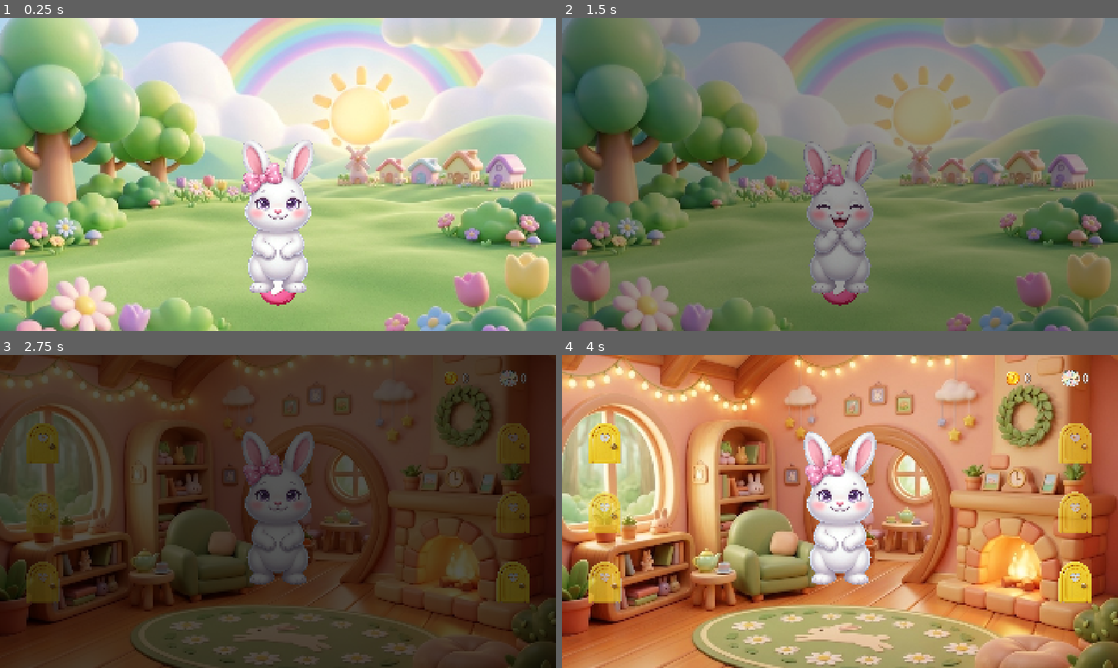
Above: before the commit, frames 1-4 (two rows, left to right).
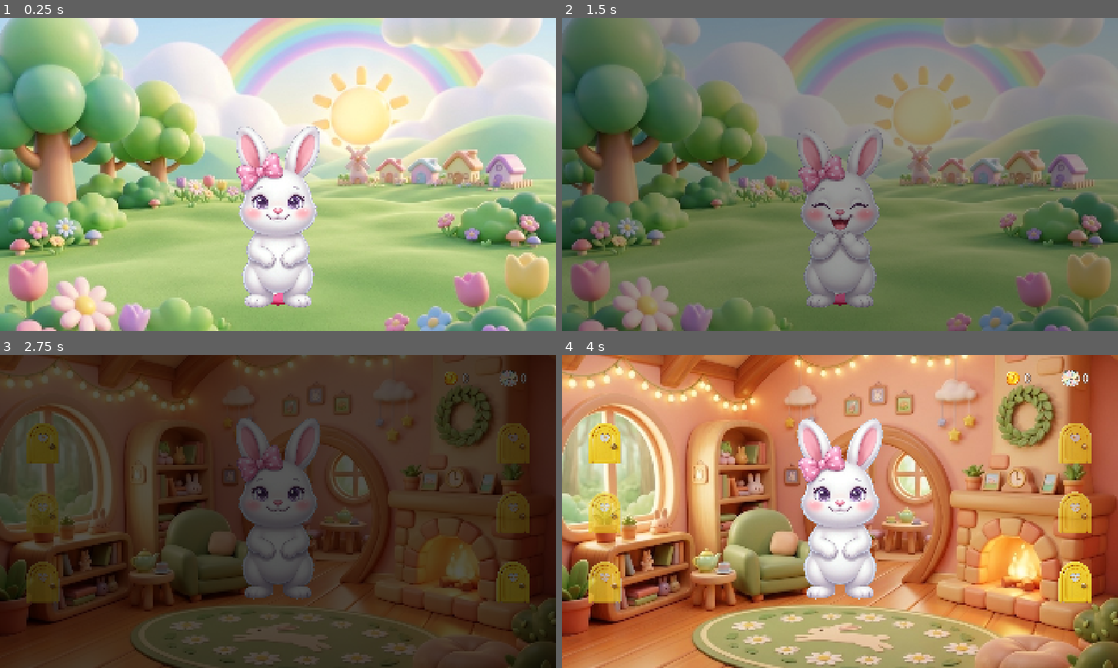
Above: after the commit, the same moments.

Repository: danielvm-git/big-quiqui-v2
Game: Godot game, scene res://scenes/titulo.tscn
Same seed, same stepped clock (60 frames per second), same inputs: the game is played once before the commit and once after it. Sound files missing from this copy of the repository are replaced by a short silence.
Inputs (mouse positions are in pixels of both pictures, inside the frame that each line leads up to):
- Up to frame 1 (0.25 s): no input
- Up to frame 2 (1.5 s): tap Enter at 0.5 s; drag from (840, 218) to (895, 105) at 0.52 s; drag from (840, 287) to (812, 237) at 1.27 s
- Up to frame 3 (2.75 s): move the mouse to (278, 508) at 2.02 s; tap Ctrl at 2.1 s; click (278, 508) at 2.17 s
- Up to frame 4 (4 s): drag from (606, 442) to (673, 464) at 2.77 s; drag from (1073, 442) to (867, 511) at 3.52 s

The runs differ from the first frame. In frame 1, 4.0% of the frame differs, in the area x 42-58%, y 34-93%; in frame 2, 2.7%; in frame 3, 2.2%; in frame 4, 4.2%, in the area x 42-58%, y 20-79%.

Commit message:
fix(e02): measure the opaque character and fail the gate closed
Round-2 review rejected the previous fix twice over: the painted rect was
still the 1024x1024 texture frame (the art carries an 8% transparent
margin, so the child saw 0.49), the oracle fell back to the box when a
rig could not measure itself, and two records still overclaimed.

Hero scale is now the opaque character
- QuiQuiRig.opaque_rect() caches Image.get_used_rect() per texture; the
  layout scales on the opaque height, puts the opaque bottom on the pivot
  and the opaque centre on the box centre
- get_visual_global_rect() returns the union of the visible sprites'
  opaque rects, so the oracle and the docs measure what a child sees
- each base pose fits on its own opaque rect, so carente (wider, shorter)
  keeps the same seen height instead of pulsing between poses
- measured: casa 0.578/0.575/0.575, titulo 0.575 x3, feet 0.780/0.926

The gate fails closed
- a non-Control in the rig group, or a rig with no painted geometry, is a
  finding instead of a silent fall back to the box (the hole that let
  BUG-013 ship green)
- required_groups moved into CARE_ROOM_SPEC and TITLE_SPEC, so a scene
  cannot opt out of its own checks by forgetting add_to_group
- test-local spec duplicate deleted

Records
- DESIGN section 3: the ratio is the contract, ~620 px is the 16:9
  figure, ~830 px on 4:3 - the old ~600-700 px was false on iPad
- BUG-013 claimed WishBubble.ART_PATH_PATTERN was \A...\z; it was not.
  It is now, with a newline test
- the old FIX column is labelled Box height ratio (art-before, box-after)

Gate: PREFLIGHT GREEN - 19 scripts, 158 tests, 620 asserts.

Stories: e02s03, e02s04.

Diff:
--- a/game/scripts/components/quiqui_rig.gd
+++ b/game/scripts/components/quiqui_rig.gd
@@ -67,6 +67,10 @@
 var _next_blink_at: float = 0.0
 var _blink_until: float = -1.0
 var _art_aspect: float = DEFAULT_ART_ASPECT
+## texture instance id -> opaque rect in frame pixels. The shipped art carries an
+## 8 % transparent margin; DESIGN §3 measures the character the child sees, so the
+## layout and the oracle both work on the opaque rect (round-2 review, BUG-013).
+var _opaque: Dictionary = {}
 
 
 func _ready() -> void:
@@ -103,7 +107,7 @@
 func _fit_box_to_art() -> void:
 	if not is_equal_approx(anchor_left, anchor_right) or not is_equal_approx(anchor_left, 0.5):
 		return
-	var wanted: float = size.y * _art_aspect
+	var wanted: float = size.y * _visible_aspect()
 	if wanted <= 1.0 or absf(size.x - wanted) < BOX_FIT_EPSILON:
 		return
 	offset_left = -wanted * 0.5
@@ -227,21 +231,56 @@
 	return true
 
 
-## The union of every visible sprite, in rig-local coordinates. The mouth zone and
-## the scrub hull must live inside this rect (TEST_PLAN §1.4).
+## The union of every visible sprite's **opaque** pixels, in global coordinates:
+## the character the child sees, not the 1024x1024 frame around it. The mouth zone
+## and the scrub hull must live inside this rect (TEST_PLAN §1.4).
 func get_visual_global_rect() -> Rect2:
 	var rect: Rect2 = Rect2()
 	var started: bool = false
 	for sprite: Sprite2D in [body, outfit, expression, headwear, neck, glasses]:
 		if sprite == null or not sprite.visible or sprite.texture == null:
 			continue
-		var sprite_rect: Rect2 = Rect2(
-			sprite.global_position - sprite.texture.get_size() * 0.5 * sprite.global_scale,
-			sprite.texture.get_size() * sprite.global_scale,
-		)
+		var sprite_rect: Rect2 = _opaque_global_rect(sprite)
 		rect = sprite_rect if not started else rect.merge(sprite_rect)
 		started = true
 	return rect
+
+
+func _opaque_global_rect(sprite: Sprite2D) -> Rect2:
+	var frame: Rect2 = Rect2(
+		sprite.global_position - sprite.texture.get_size() * 0.5 * sprite.global_scale,
+		sprite.texture.get_size() * sprite.global_scale,
+	)
+	var used: Rect2 = opaque_rect(sprite.texture)
+	return Rect2(frame.position + used.position * sprite.global_scale, used.size * sprite.global_scale)
+
+
+## The opaque box of a texture in frame pixels, cached. Falls back to the whole
+## frame when the image cannot be read.
+func opaque_rect(texture: Texture2D) -> Rect2:
+	if texture == null:
+		return Rect2()
+	var key: int = texture.get_instance_id()
+	if _opaque.has(key):
+		return _opaque[key] as Rect2
+	var used: Rect2 = Rect2(Vector2.ZERO, texture.get_size())
+	var image: Image = texture.get_image()
+	if image != null and not image.is_empty():
+		var opaque: Rect2i = image.get_used_rect()
+		if opaque.size.x > 0 and opaque.size.y > 0:
+			used = Rect2(Vector2(opaque.position), Vector2(opaque.size))
+	_opaque[key] = used
+	return used
+
+
+## Width over height of the opaque character: the design unit, not the frame.
+func _visible_aspect() -> float:
+	if expression == null or expression.texture == null:
+		return DEFAULT_ART_ASPECT
+	var used: Rect2 = opaque_rect(expression.texture)
+	if used.size.x <= 0.0 or used.size.y <= 0.0:
+		return DEFAULT_ART_ASPECT
+	return used.size.x / used.size.y
 
 
 func reset() -> void:
@@ -304,27 +343,35 @@
 	expression_changed.emit(id)
 
 
-## Feet-anchored layout: the art is drawn upward from the pivot, and the visual
-## stack is fitted to the control box. `_fit_box_to_art` keeps the box art-shaped,
-## so the fit is height-driven and the painted height equals the box height.
+## Feet-anchored layout on the **opaque** character: the seen height is the box
+## height, the seen feet sit on the pivot, and the seen centre is the box centre.
+## The frame's transparent margin is allowed to overflow the box — nothing clips a
+## `Node2D` child, and `get_visual_global_rect` reports what a child sees.
 func _update_layout() -> void:
 	if expression == null or expression.texture == null:
 		return
 	var art: Vector2 = expression.texture.get_size()
-	if art.x > 0.0 and art.y > 0.0:
-		_art_aspect = art.x / art.y
-	var box: Vector2 = size if size.x > 1.0 else art
-	var factor: float = minf(box.x / art.x, box.y / art.y) if art.x > 0.0 and art.y > 0.0 else 1.0
+	var used: Rect2 = opaque_rect(expression.texture)
+	var seen: Vector2 = used.size if used.size.x > 0.0 and used.size.y > 0.0 else art
+	_art_aspect = seen.x / seen.y
+	var box: Vector2 = size if size.y > 1.0 else seen
+	var factor: float = box.y / seen.y if seen.y > 0.0 else 1.0
+	# The frame is centred on the sprite position; shift it so the opaque rect's
+	# bottom edge lands on the pivot and its centre on the box centre.
+	var shift: Vector2 = Vector2(
+		art.x * factor * 0.5 - (used.position.x + used.size.x * 0.5) * factor,
+		art.y * factor - (used.position.y + used.size.y) * factor,
+	)
 	for sprite: Sprite2D in [body, outfit, expression, headwear, neck, glasses]:
 		if sprite == null:
 			continue
 		sprite.scale = Vector2.ONE * factor
-		sprite.position = Vector2(0.0, -art.y * factor * 0.5)
+		sprite.position = Vector2(0.0, -art.y * factor * 0.5) + shift
 	if mouth_zone != null:
-		mouth_zone.size = art * factor * 0.18
+		mouth_zone.size = seen * factor * 0.18
 		mouth_zone.position = Vector2(
 			size.x * 0.5 - mouth_zone.size.x * 0.5,
-			size.y - art.y * factor * 0.62,
+			size.y - seen.y * factor * 0.62,
 		)
 
 
--- a/game/scripts/components/wish_bubble.gd
+++ b/game/scripts/components/wish_bubble.gd
@@ -17,7 +17,7 @@
 const ART_ROOT: String = "res://assets/art/"
 ## Only a literal art path may be loaded: no `.`, `..` or scheme tricks. Prefix
 ## and suffix checks alone accepted `res://assets/art/../../x.png`.
-const ART_PATH_PATTERN: String = "^res://assets/art/([a-z0-9_]+/)*[a-z0-9_]+\\.png$"
+const ART_PATH_PATTERN: String = "\\Ares://assets/art/([a-z0-9_]+/)*[a-z0-9_]+\\.png\\z"
 
 const PULSE_AMPLITUDE: float = 0.04
 const PULSE_SPEED: float = 3.0
--- a/game/tests/helpers/geometry_oracle.gd
+++ b/game/tests/helpers/geometry_oracle.gd
@@ -43,12 +43,14 @@
 	"rig_height_max": 0.65,
 	"bottom_gap_max": 60.0,
 	"top_right_gap_max": 60.0,
+	"required_groups": [RIG_GROUP, BOTTOM_GROUP, TOP_RIGHT_GROUP],
 }
 ## The title screen stands her lower, above the Play button, on the 92.6 % line.
 const TITLE_SPEC: Dictionary = {
 	"rig_feet_ratio": 0.926,
 	"rig_height_min": 0.55,
 	"rig_height_max": 0.65,
+	"required_groups": [RIG_GROUP],
 }
 
 var findings: Array[String] = []
@@ -167,14 +169,19 @@
 	for node: Node in rigs:
 		var control: Control = node as Control
 		if control == null:
+			findings.append("rig node %s is not a Control: the layout contract cannot be measured" % node.name)
 			continue
 		var box: Rect2 = control.get_global_rect()
 		var painted: Rect2 = _painted_rect(control)
-		var measured: Rect2 = painted if painted.has_area() else box
+		# Fail closed: "cannot measure" is a finding, never a silent fall back to
+		# the box — that fallback is how BUG-013 shipped green.
+		if not painted.has_area():
+			findings.append("rig %s exposes no painted geometry: the height and feet checks cannot run" % control.name)
+			continue
+		var measured: Rect2 = painted
 		_audit_rig_feet(control, measured, canvas, expected_feet)
 		_audit_rig_height(control, measured, canvas, min_ratio, max_ratio)
-		if painted.has_area():
-			_audit_rig_box_is_the_character(control, box, painted, canvas)
+		_audit_rig_box_is_the_character(control, box, painted, canvas)
 		if absf(measured.get_center().x - canvas.get_center().x) > canvas.size.x * RATIO_TOLERANCE:
 			findings.append(
 				(
--- a/game/tests/integration/test_casa_scene.gd
+++ b/game/tests/integration/test_casa_scene.gd
@@ -191,19 +191,13 @@
 
 # BUG-013: the layout gate must measure the character the child sees, and the
 # scene must actually declare the groups the spec asserts.
-func _care_spec() -> Dictionary:
-	var spec: Dictionary = GeometryOracle.CARE_ROOM_SPEC.duplicate()
-	spec["required_groups"] = [GeometryOracle.RIG_GROUP, GeometryOracle.BOTTOM_GROUP, GeometryOracle.TOP_RIGHT_GROUP]
-	return spec
-
-
 func test_the_hub_declares_every_group_its_spec_asserts() -> void:
 	for size: Vector2i in GeometryOracle.ASPECTS:
 		var stage: Control = _mount(size)
 		await wait_frames(3)
 
 		var oracle: GeometryOracle = GeometryOracle.new()
-		var findings: Array[String] = oracle.audit(stage, size, _care_spec())
+		var findings: Array[String] = oracle.audit(stage, size, GeometryOracle.CARE_ROOM_SPEC)
 		assert_true(findings.is_empty(), "%dx%d: %s" % [size.x, size.y, oracle.summary()])
 
 		stage.get_parent().queue_free()
--- a/game/tests/integration/test_geometry_oracle.gd
+++ b/game/tests/integration/test_geometry_oracle.gd
@@ -99,9 +99,11 @@
 
 func test_a_rig_off_the_feet_line_is_caught() -> void:
 	var stage: Control = _build_stage(GeometryOracle.DESKTOP_16_9, Vector2(148.0, 148.0))[1] as Control
-	var rig: Control = _add_group_control(stage, "Rig", GeometryOracle.RIG_GROUP)
+	_add_edges(stage, GeometryOracle.DESKTOP_16_9)
+	var rig: PaintedBox = _add_painted_control(stage, "Rig", GeometryOracle.RIG_GROUP)
 	rig.position = Vector2(640.0, 222.0)
 	rig.size = Vector2(640.0, 400.0)
+	rig.painted = rig.get_global_rect()
 	await wait_frames(2)
 
 	var oracle: GeometryOracle = GeometryOracle.new()
@@ -127,7 +129,8 @@
 
 func test_a_correctly_anchored_rig_passes_the_care_room_spec() -> void:
 	var stage: Control = _build_stage(GeometryOracle.IPAD_4_3, Vector2(148.0, 148.0))[1] as Control
-	var rig: Control = _add_group_control(stage, "Rig", GeometryOracle.RIG_GROUP)
+	_add_edges(stage, GeometryOracle.IPAD_4_3)
+	var rig: PaintedBox = _add_painted_control(stage, "Rig", GeometryOracle.RIG_GROUP)
 	# 620 / 1080 of the height, feet on 78 %, centred: the ADR-008 contract.
 	rig.anchor_left = 0.5
 	rig.anchor_right = 0.5
@@ -136,11 +139,32 @@
 	rig.offset_left = -320.0
 	rig.offset_right = 320.0
 	await wait_frames(2)
+	rig.painted = rig.get_global_rect()
 
 	var oracle: GeometryOracle = GeometryOracle.new()
 	var findings: Array[String] = oracle.audit(stage, GeometryOracle.IPAD_4_3, GeometryOracle.CARE_ROOM_SPEC)
 
 	assert_true(findings.is_empty(), oracle.summary())
+
+
+## The care-room spec requires the two edge strips; every happy-path stage needs
+## them, placed inside the canvas it was built for.
+func _add_edges(stage: Control, size: Vector2i) -> void:
+	var canvas: Vector2 = Vector2(size)
+	var bottom: Control = _add_group_control(stage, "Dots", GeometryOracle.BOTTOM_GROUP)
+	bottom.size = Vector2(456.0, 72.0)
+	bottom.position = Vector2((canvas.x - 456.0) * 0.5, canvas.y - 36.0 - 72.0)
+	var hud: Control = _add_group_control(stage, "Hud", GeometryOracle.TOP_RIGHT_GROUP)
+	hud.size = Vector2(244.0, 72.0)
+	hud.position = Vector2(canvas.x - 36.0 - 244.0, 36.0)
+
+
+func _add_painted_control(stage: Control, node_name: String, group: String) -> PaintedBox:
+	var rig: PaintedBox = PaintedBox.new()
+	rig.name = node_name
+	rig.add_to_group(group, false)
+	stage.add_child(rig)
+	return rig
 
 
 func _add_group_control(stage: Control, node_name: String, group: String) -> Control:
@@ -198,6 +222,7 @@
 
 func test_a_character_that_fills_its_box_passes() -> void:
 	var stage: Control = _build_stage(GeometryOracle.IPAD_4_3, Vector2(148.0, 148.0))[1] as Control
+	_add_edges(stage, GeometryOracle.IPAD_4_3)
 	_add_painted_rig(
 		stage,
 		Rect2(694.0, 316.0, 660.0, 882.0),
@@ -214,14 +239,30 @@
 func test_a_scene_that_forgets_a_declared_group_is_caught() -> void:
 	var stage: Control = _build_stage(GeometryOracle.IPAD_4_3, Vector2(148.0, 148.0))[1] as Control
 	await wait_frames(2)
-	var spec: Dictionary = GeometryOracle.CARE_ROOM_SPEC.duplicate()
-	spec["required_groups"] = [GeometryOracle.RIG_GROUP, GeometryOracle.BOTTOM_GROUP]
-
-	var oracle: GeometryOracle = GeometryOracle.new()
-	var findings: Array[String] = oracle.audit(stage, GeometryOracle.IPAD_4_3, spec)
-
-	assert_eq(findings.size(), 2, "an empty declared group is a finding, not a silent pass: %s" % oracle.summary())
+
+	var oracle: GeometryOracle = GeometryOracle.new()
+	# CARE_ROOM_SPEC itself declares the three groups the care rooms must have.
+	var findings: Array[String] = oracle.audit(stage, GeometryOracle.IPAD_4_3, GeometryOracle.CARE_ROOM_SPEC)
+
+	assert_eq(findings.size(), 3, "an empty declared group is a finding, not a silent pass: %s" % oracle.summary())
 	assert_true(oracle.summary().contains("no such node"), oracle.summary())
+
+
+func test_a_rig_that_cannot_report_painted_geometry_is_caught() -> void:
+	var stage: Control = _build_stage(GeometryOracle.IPAD_4_3, Vector2(148.0, 148.0))[1] as Control
+	_add_edges(stage, GeometryOracle.IPAD_4_3)
+	# The pre-fix geometry with a node that cannot measure itself: this is exactly
+	# the shape that shipped green (a tall box around a small character).
+	var rig: Control = _add_group_control(stage, "Rig", GeometryOracle.RIG_GROUP)
+	rig.position = Vector2(704.0, 316.0)
+	rig.size = Vector2(640.0, 882.0)
+	await wait_frames(2)
+
+	var oracle: GeometryOracle = GeometryOracle.new()
+	var findings: Array[String] = oracle.audit(stage, GeometryOracle.IPAD_4_3, GeometryOracle.CARE_ROOM_SPEC)
+
+	assert_false(findings.is_empty(), "a rig that cannot be measured must fail closed, not fall back to the box")
+	assert_true(oracle.summary().contains("no painted geometry"), oracle.summary())
 
 
 func test_an_oversized_scene_root_is_caught() -> void:
--- a/game/tests/unit/test_quiqui_rig.gd
+++ b/game/tests/unit/test_quiqui_rig.gd
@@ -177,3 +177,30 @@
 	assert_almost_eq(painted.size.y, mounted.size.y, mounted.size.y * 0.03, "the art fills the box height")
 	assert_almost_eq(mounted.size.x, painted.size.x, mounted.size.x * 0.03, "and the box widens with the art")
 	assert_gt(painted.size.y / 1440.0, 0.55, "the painted character keeps DESIGN §3 on a 4:3 canvas")
+
+
+# BUG-013 / round-2 must-fix: the design unit is the opaque character, not the
+# 1024x1024 frame that carries an ~8 % transparent margin.
+func test_the_character_is_measured_on_its_opaque_pixels() -> void:
+	var sprite: Sprite2D = rig.expression
+	var frame_height: float = sprite.texture.get_size().y * sprite.global_scale.y
+	var painted: Rect2 = rig.get_visual_global_rect()
+	var box: Rect2 = rig.get_global_rect()
+
+	assert_true(painted.has_area(), "QuiQui is visible")
+	assert_lt(painted.size.y, frame_height * 0.95, "the art frame carries transparent margin")
+	assert_almost_eq(painted.end.y, box.end.y, 2.0, "the visible feet sit on the pivot line")
+	assert_almost_eq(painted.get_center().x, box.get_center().x, 2.0, "the visible centre is the box centre")
+
+
+# Every shipped base pose must stay in the design band: fitting each pose on its
+# own opaque rect keeps the seen height constant even though `carente` is wider
+# and shorter than `base`.
+func test_every_base_pose_keeps_the_height_and_the_feet() -> void:
+	for expression_id: String in ["base", "pisca", "rindo", "carente"]:
+		if not rig.set_expression(expression_id):
+			continue
+		var painted: Rect2 = rig.get_visual_global_rect()
+		var box: Rect2 = rig.get_global_rect()
+		assert_almost_eq(painted.size.y, box.size.y, box.size.y * 0.02, "%s keeps the box height" % expression_id)
+		assert_almost_eq(painted.end.y, box.end.y, 2.0, "%s keeps the feet on the line" % expression_id)
--- a/game/tests/unit/test_wish_bubble.gd
+++ b/game/tests/unit/test_wish_bubble.gd
@@ -134,3 +134,11 @@
 
 	assert_almost_eq(bubble.pulse_scale(), 1.0, 0.0001, "reset clears the pulse")
 	assert_eq(bubble.get_node("Visual").scale, Vector2.ONE, "and the transform agrees with the getter")
+
+
+# BUG-014 / round-2 must-fix 3: the same `\A…\z` rule as `Ids`, pinned.
+func test_a_newline_suffixed_path_is_refused() -> void:
+	var bubble: WishBubble = _mounted()
+
+	assert_false(bubble.show_wish("res://assets/art/items/cenoura.png\n"), "^…$ accepted this")
+	assert_false(bubble.show_wish("res://assets/art/items/cenoura.png\r\n"))
Not shown, changed: DESIGN.md
Not shown, changed: specs/bugs/BUG-013-hero-scale-measures-box-not-art.md
Not shown, changed: specs/bugs/BUG-014-records-overclaim-4x3-closure.md
Not shown, changed: specs/verifications/FIX-e01-e02-2026-11-04.md
Not shown, added: specs/verifications/REVIEW-A2-e01-e02-round2-2026-11-05.md
Not shown, added: specs/verifications/REVIEW-B2-e01-e02-round2-2026-11-05.md
